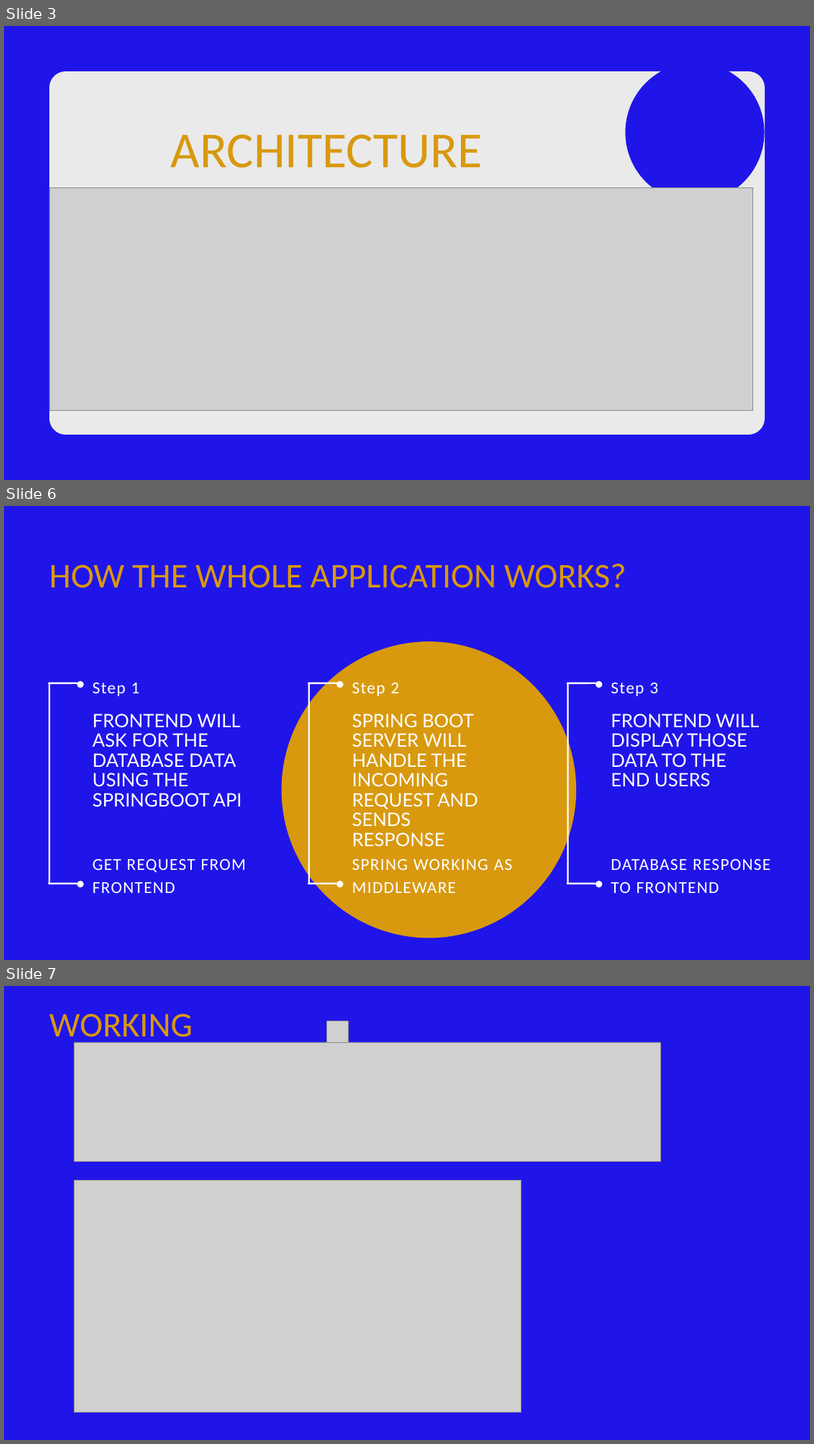
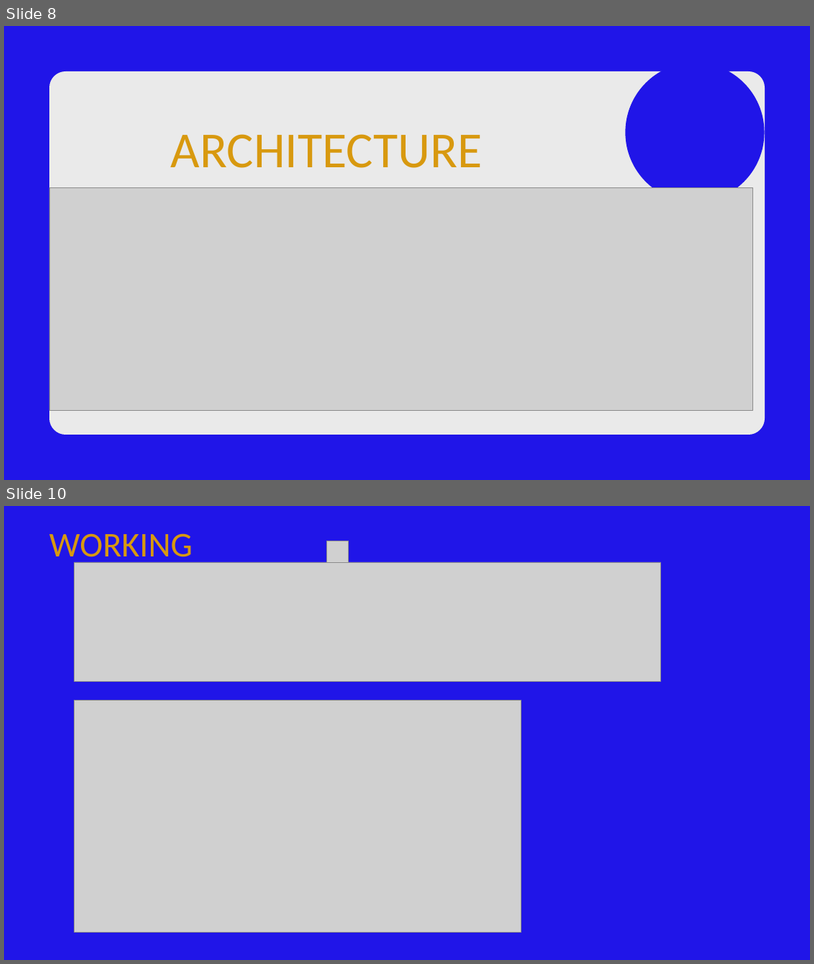
Before and after one commit to bhattaraijay05/msql-spring-react, a slide deck: java project.pptx. Shown one above the other, each under a label of ours: slides 3, 6 and 7 before the commit, slides 8 and 10 after it; the slides between them are not shown. The pictures are 814x1444 and 814x964 pixels, drawn with LibreOffice and Linux fonts; fonts in the diff are those of the drawing; grey boxes stand for pictures; background and template pictures are left out. Boxes give left, top, right and bottom in pixels: in the first picture for what was removed or moved away, otherwise in the second. Text is boxed around its words. In the diff, an @@ line names an element or a change of style, - is before the commit and + after.

```diff
--- a/java project.pptx
+++ b/java project.pptx
@@ slide 6 removed at bbox=[4, 506, 810, 960], background #2015E8 @@
@@ text removed at bbox=[49, 564, 627, 588] @@
-HOW THE WHOLE APPLICATION WORKS?
@@ freeform shape removed at bbox=[282, 641, 576, 938] @@
@@ text removed at bbox=[93, 682, 140, 696] @@
-Step 1
@@ text removed at bbox=[352, 682, 399, 696] @@
-Step 2
@@ text removed at bbox=[611, 682, 658, 696] @@
-Step 3
@@ text removed at bbox=[93, 713, 242, 807] @@
-FRONTEND WILL ASK FOR THE DATABASE DATA USING THE SPRINGBOOT API
@@ text removed at bbox=[352, 713, 478, 826] @@
-SPRING BOOT SERVER WILL HANDLE THE INCOMING REQUEST AND SENDS RESPONSE
@@ text removed at bbox=[611, 713, 759, 787] @@
-FRONTEND WILL DISPLAY THOSE DATA TO THE END USERS
@@ text removed at bbox=[93, 859, 246, 893] @@
-GET REQUEST FROM FRONTEND
@@ text removed at bbox=[352, 859, 512, 893] @@
-SPRING WORKING AS MIDDLEWARE
@@ text removed at bbox=[611, 859, 771, 893] @@
-DATABASE RESPONSE TO FRONTEND
@@ group removed at bbox=[49, 681, 84, 888]: 3 lines, 2 freeform shapes @@
@@ group removed at bbox=[309, 681, 344, 888]: 3 lines, 2 freeform shapes @@
@@ group removed at bbox=[568, 681, 603, 888]: 3 lines, 2 freeform shapes @@
@@ what was slide 3 is now slide 8 @@
@@ what was slide 7 is now slide 10 @@
```
Also in this commit, not shown: 4 slides changed, 6 slides added, 2 other slides removed, 6 other files.
